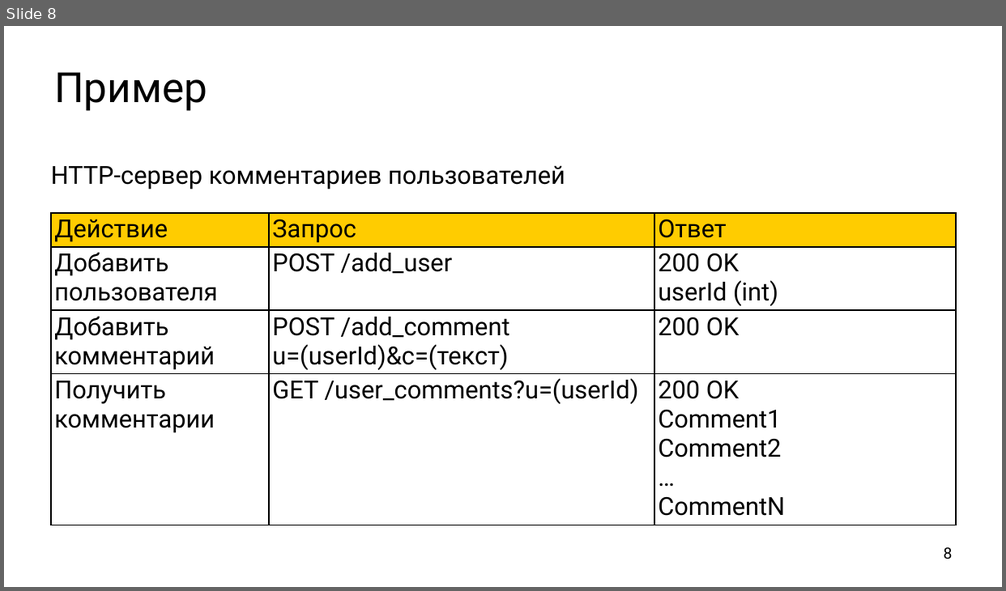
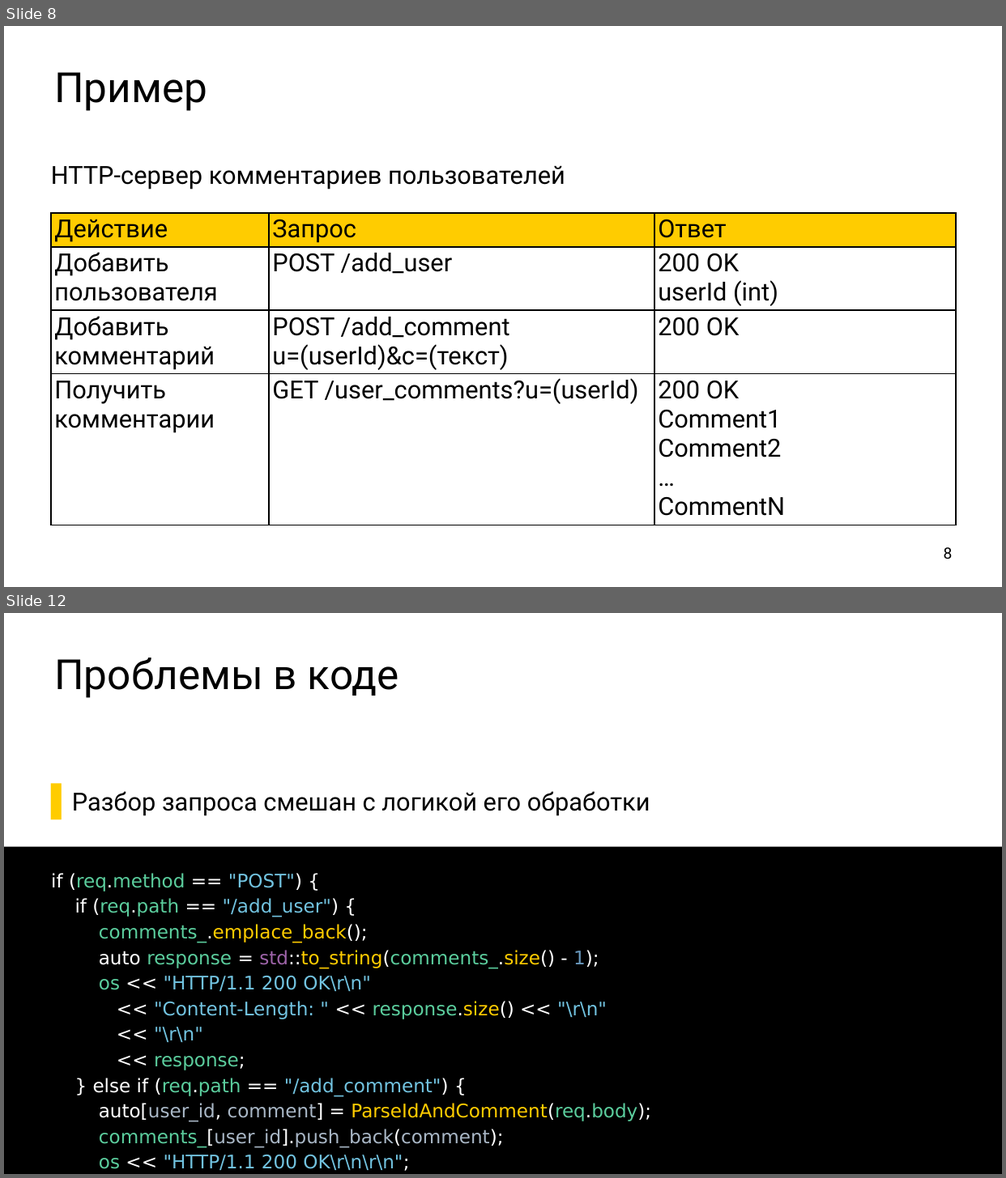
Before and after one commit to ishfb/secr2017, a slide deck: slides.pptx. Shown one above the other, each under a label of ours: slide 8 before the commit, slides 8 and 12 after it; the slides between them are not shown. The pictures are 1006x591 and 1006x1178 pixels, drawn with LibreOffice and Linux fonts; fonts in the diff are those of the drawing. Boxes give left, top, right and bottom in pixels: in the first picture for what was removed or moved away, otherwise in the second. Text is boxed around its words. In the diff, an @@ line names an element or a change of style, - is before the commit and + after.

```diff
--- a/slides.pptx
+++ b/slides.pptx
@@ slide 12 added at box(4, 613, 1002, 1174), background #FFFFFF @@
@@ title added at box(54, 658, 399, 698), 80 pt, text #000000 @@
+Проблемы в коде
@@ text added at box(72, 791, 650, 816), 48 pt, text #000000 @@
+  ▌ Разбор запроса смешан с логикой его обработки
@@ text added at box(4, 847, 1002, 1174), fill #000000, 36 pt, text #72C3E0 @@
+if (req.method == "POST") {
+if (req.path == "/add_user") {
+comments_.emplace_back();
+auto response = std::to_string(comments_.size() - 1);
+os << "HTTP/1.1 200 OK\r\n"
+<< "Content-Length: " << response.size() << "\r\n"
+<< "\r\n"
+<< response;
+} else if (req.path == "/add_comment") {
+auto[user_id, comment] = ParseIdAndComment(req.body);
+comments_[user_id].push_back(comment);
+os << "HTTP/1.1 200 OK\r\n\r\n";
```
Also in this commit, not shown: 8 other slides added.
